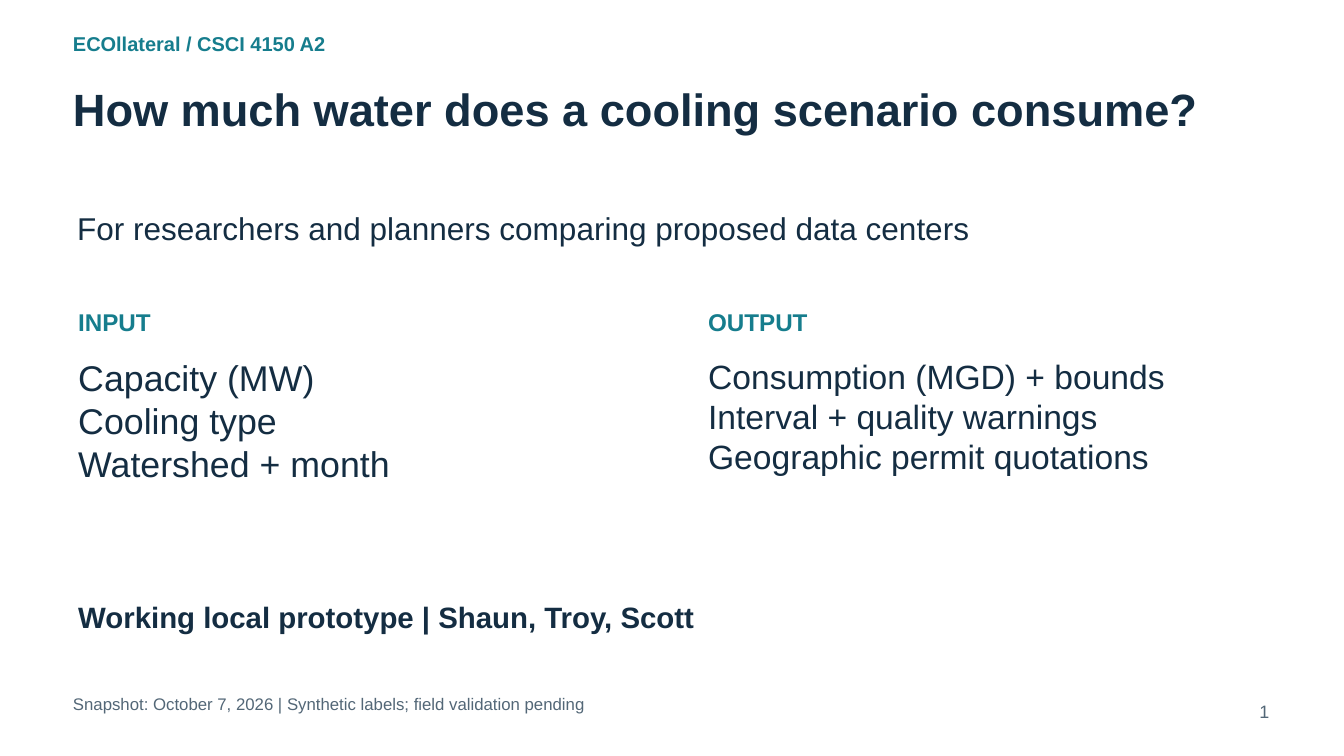
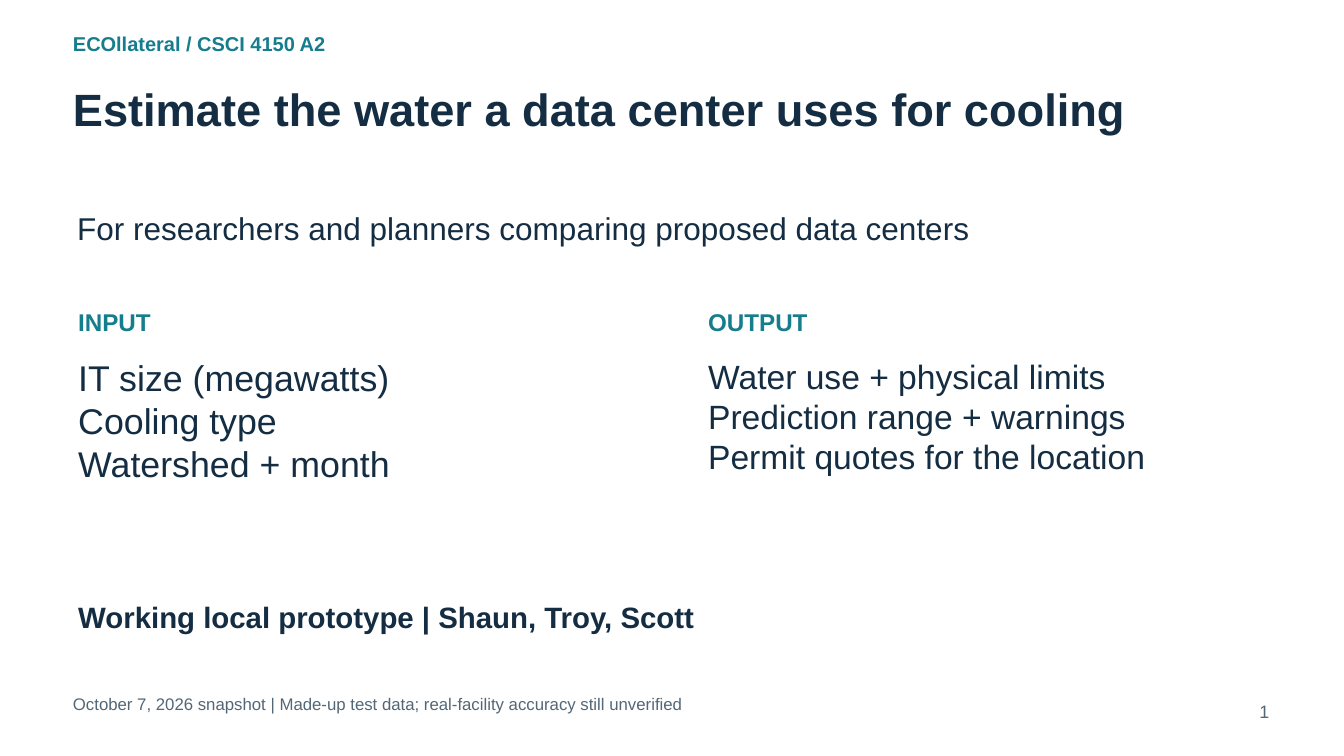
Before and after one commit to ScottLiu12/ECOllateral, a slide deck: slide 1 of docs/a2/review-slides.pptx. Drawn at 1344x756 pixels with LibreOffice and Linux fonts; fonts in the diff are those of the drawing. Boxes give left, top, right and bottom in pixels: in the first picture for what was removed or moved away, otherwise in the second. Text is boxed around its words. In the diff, an @@ line names an element or a change of style, - is before the commit and + after.

```diff
--- a/docs/a2/review-slides.pptx
+++ b/docs/a2/review-slides.pptx
@@ text at <box>73,93,1124,135</box>: text changed @@
-How much water does a cooling scenario consume?
+Estimate the water a data center uses for cooling
@@ text at <box>78,365,390,398</box>: text changed @@
-Capacity (MW)
+IT size (megawatts)
@@ text at <box>708,364,1145,476</box>: text changed @@
-Consumption (MGD) + bounds
-Interval + quality warnings
-Geographic permit quotations
+Water use + physical limits
+Prediction range + warnings
+Permit quotes for the location
@@ text at <box>73,698,682,714</box>: text changed @@
-Snapshot: October 7, 2026 | Synthetic labels; field validation pending
+October 7, 2026 snapshot | Made-up test data; real-facility accuracy still unverified
```
Also in this commit, not shown: 5 other slides changed, 11 other files.
